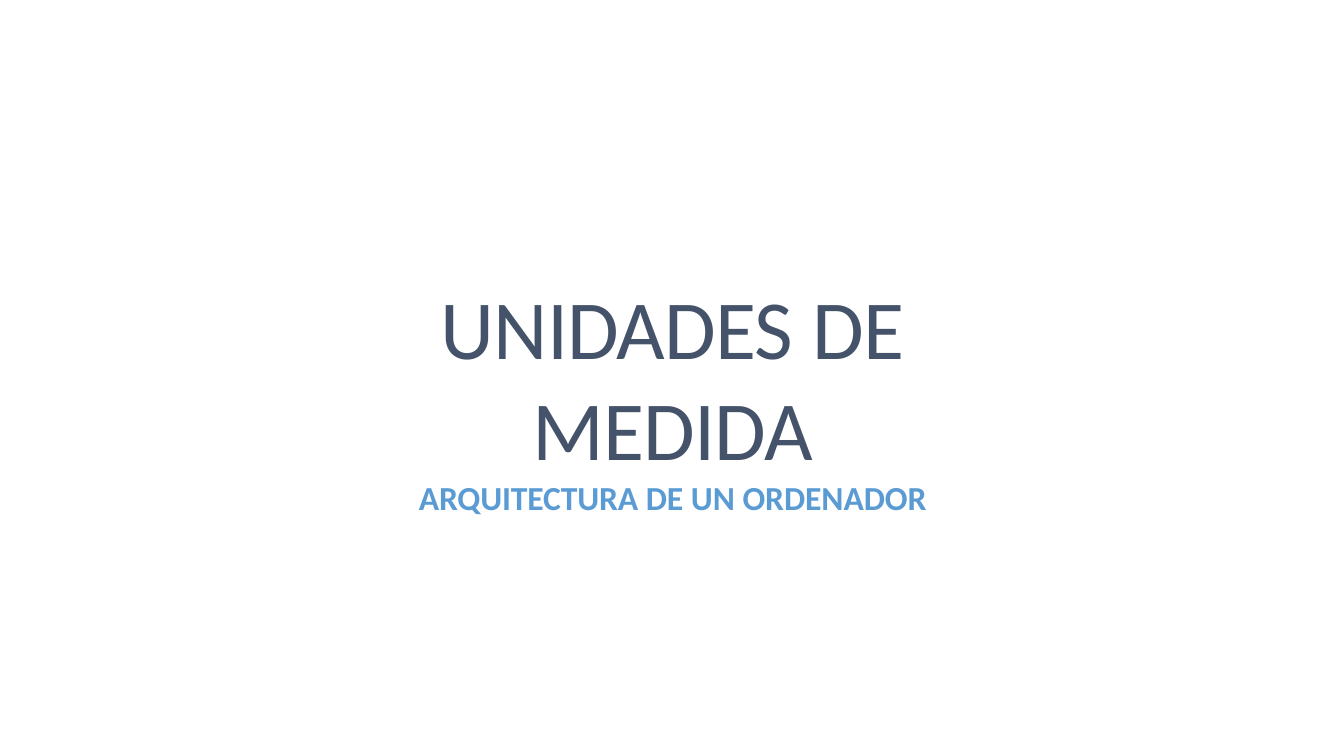
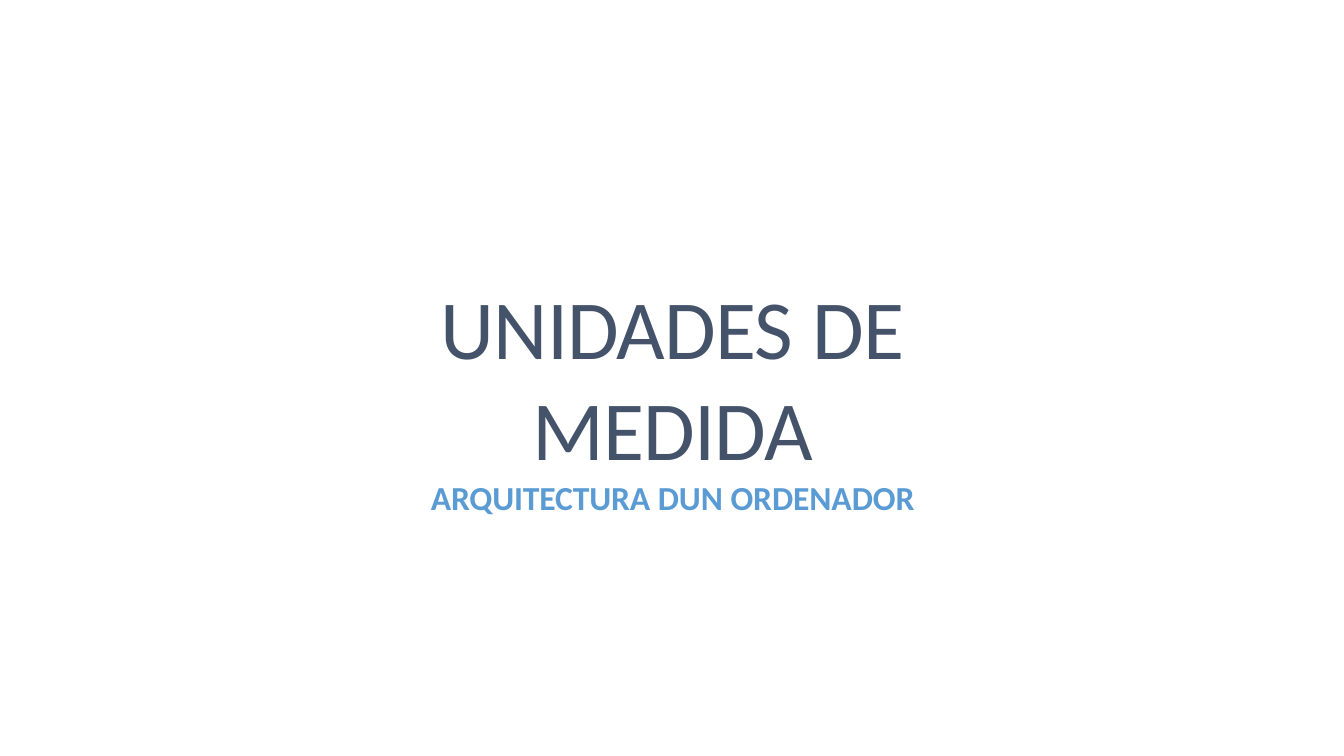
Before and after one commit to EduBelay/MME-blog, a slide deck: slide 1 of unidade01/resumos/UD01-RESUMEN UNIDADES DE MEDIDA.odp. Drawn at 1344x756 pixels with LibreOffice and Linux fonts; fonts in the diff are those of the drawing. Boxes give left, top, right and bottom in pixels: in the first picture for what was removed or moved away, otherwise in the second. Text is boxed around its words. In the diff, an @@ line names an element or a change of style, - is before the commit and + after.

```diff
--- a/unidade01/resumos/UD01-RESUMEN UNIDADES DE MEDIDA.odp
+++ b/unidade01/resumos/UD01-RESUMEN UNIDADES DE MEDIDA.odp
@@ title at (431, 304, 915, 514): text changed @@
-UNIDADES DE MEDIDA
-ARQUITECTURA DE UN ORDENADOR
+UNIDADES DE MEDIDA
+ARQUITECTURA DUN ORDENADOR
```
Also in this commit, not shown: 10 other slides changed, 1 slide added.
